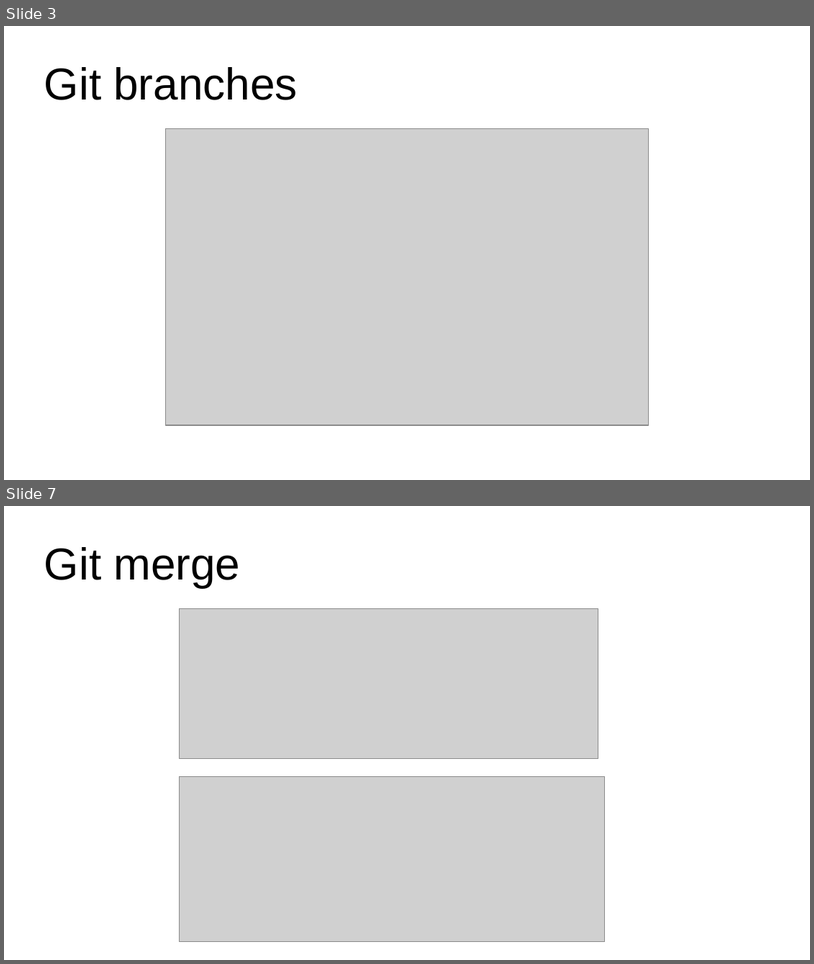
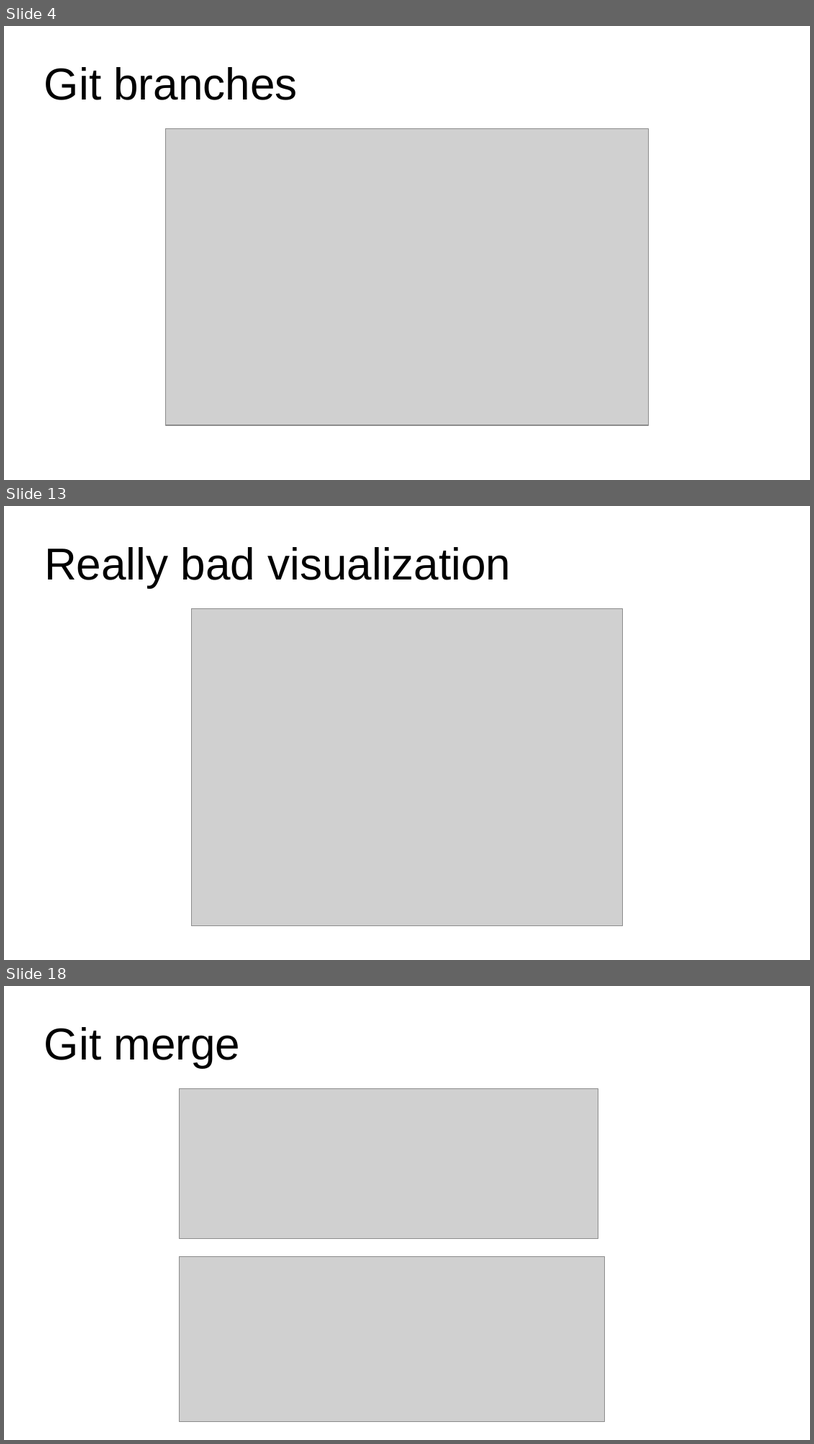
Before and after one commit to DzygaSkoryk/astronomy_python, a slide deck: Git_slides.odp. Shown one above the other, each under a label of ours: slides 3 and 7 before the commit, slides 4, 13 and 18 after it; the slides between them are not shown. The pictures are 814x964 and 814x1444 pixels, drawn with LibreOffice and Linux fonts; fonts in the diff are those of the drawing; grey boxes stand for pictures. Boxes give left, top, right and bottom in pixels: in the first picture for what was removed or moved away, otherwise in the second. Text is boxed around its words. In the diff, an @@ line names an element or a change of style, - is before the commit and + after.

```diff
--- a/Git_slides.odp
+++ b/Git_slides.odp
@@ slide 13 added at [4, 506, 810, 960], background #FFFFFF @@
@@ title added at [44, 547, 511, 587], 44 pt, text #000000 @@
+Really bad visualization
@@ picture added at [191, 609, 623, 926] @@
@@ what was slide 3 is now slide 4 @@
@@ what was slide 7 is now slide 18 @@
```
Also in this commit, not shown: 3 slides changed, 12 other slides added, 1 slide removed, 4 other files.
